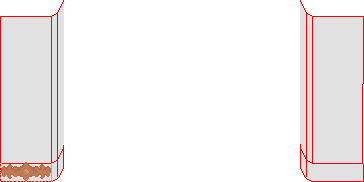
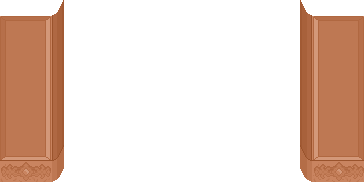
Layered file, before and after one edit (364 x 182). Changes by layer:
painted on "Paint Layer 1" over (0, 0, 364, 182)
